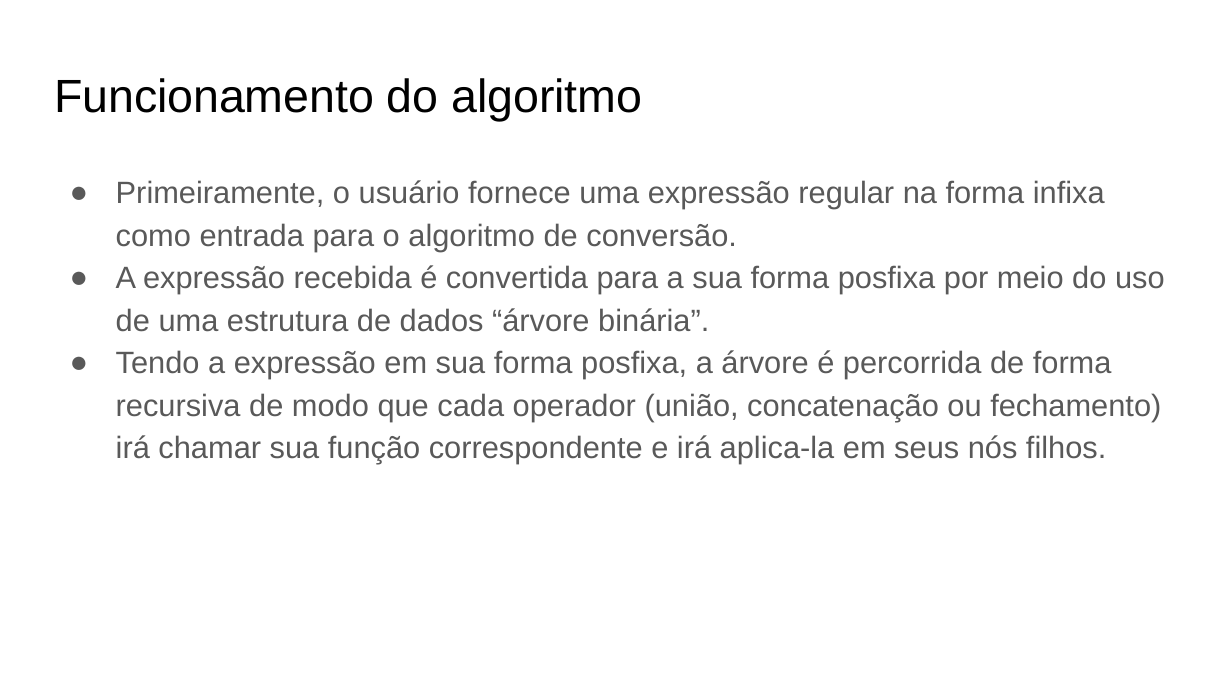
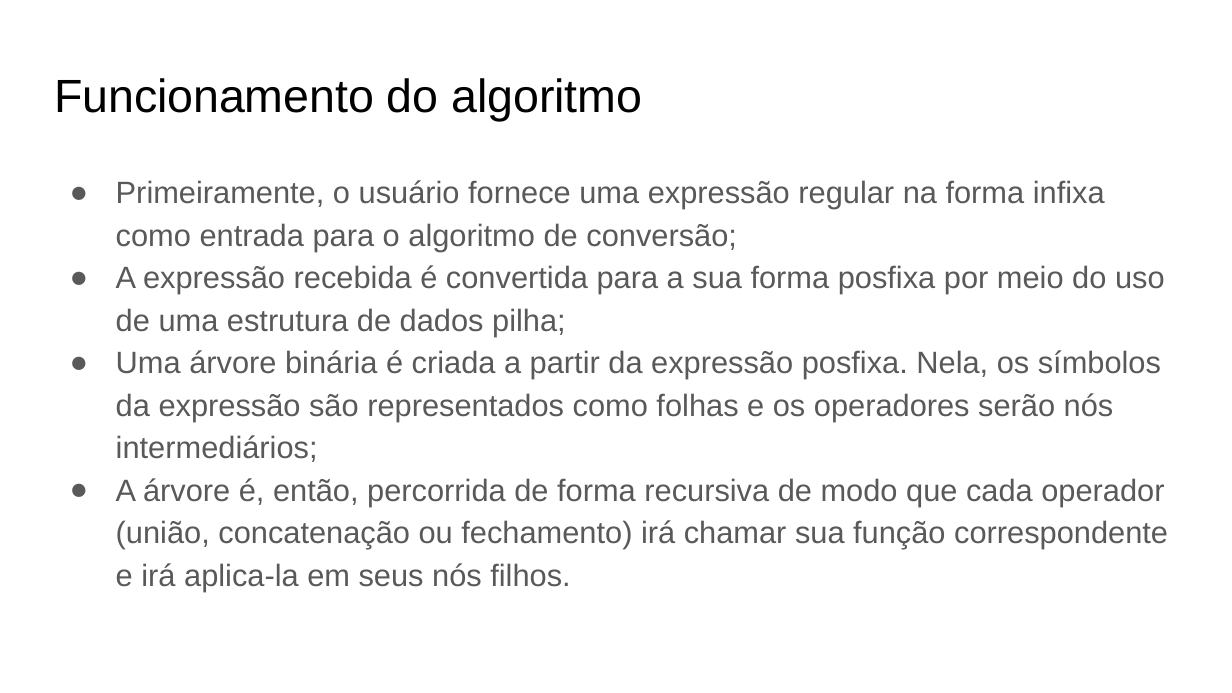
Before and after one commit to MarcosFelipeBC/lfa, a slide deck: slide 4 of Apresentação- Trabalho 3.pptx. Drawn at 1232x693 pixels with LibreOffice and Linux fonts; fonts in the diff are those of the drawing. Boxes give left, top, right and bottom in pixels: in the first picture for what was removed or moved away, otherwise in the second. Text is boxed around its words. In the diff, an @@ line names an element or a change of style, - is before the commit and + after.

```diff
--- a/Apresentação- Trabalho 3.pptx
+++ b/Apresentação- Trabalho 3.pptx
@@ text at (x1=116, y1=180, x2=1168, y2=591): text changed @@
-● Primeiramente, o usuário fornece uma expressão regular na forma infixa como entrada para o algoritmo de conversão.
-● A expressão recebida é convertida para a sua forma posfixa por meio do uso de uma estrutura de dados “árvore binária”.
-● Tendo a expressão em sua forma posfixa, a árvore é percorrida de forma recursiva de modo que cada operador (união, concatenação ou fechamento) irá chamar sua função correspondente e irá aplica-la em seus nós filhos.
+● Primeiramente, o usuário fornece uma expressão regular na forma infixa como entrada para o algoritmo de conversão;
+● A expressão recebida é convertida para a sua forma posfixa por meio do uso de uma estrutura de dados pilha;
+● Uma árvore binária é criada a partir da expressão posfixa. Nela, os símbolos da expressão são representados como folhas e os operadores serão nós intermediários;
+● A árvore é, então, percorrida de forma recursiva de modo que cada operador (união, concatenação ou fechamento) irá chamar sua função correspondente e irá aplica-la em seus nós filhos.
```
Also in this commit, not shown: 5 other slides changed.
